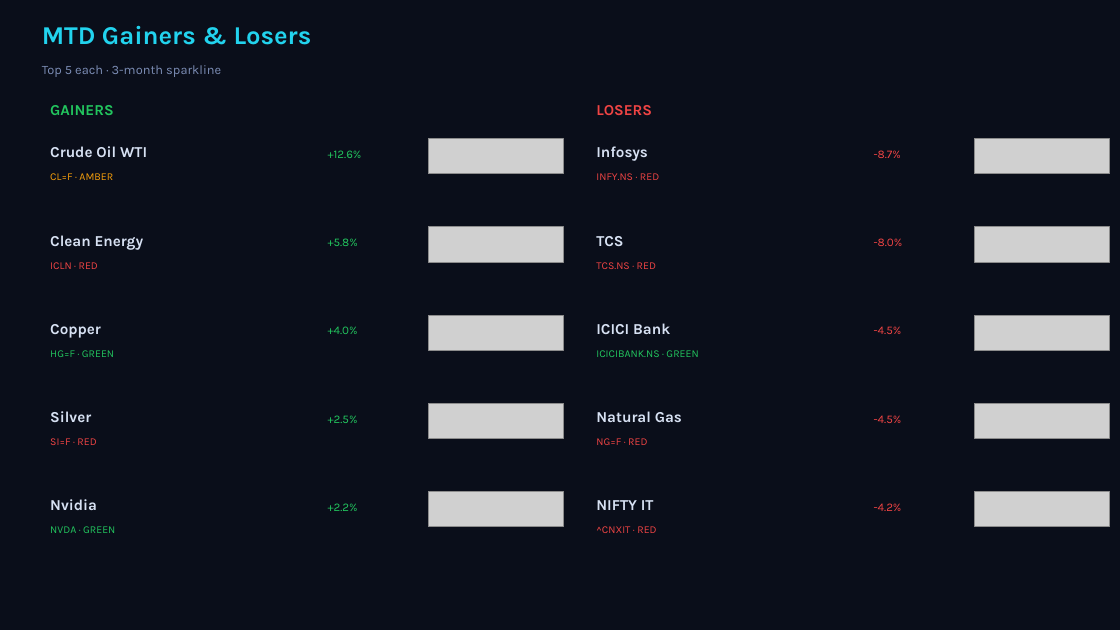
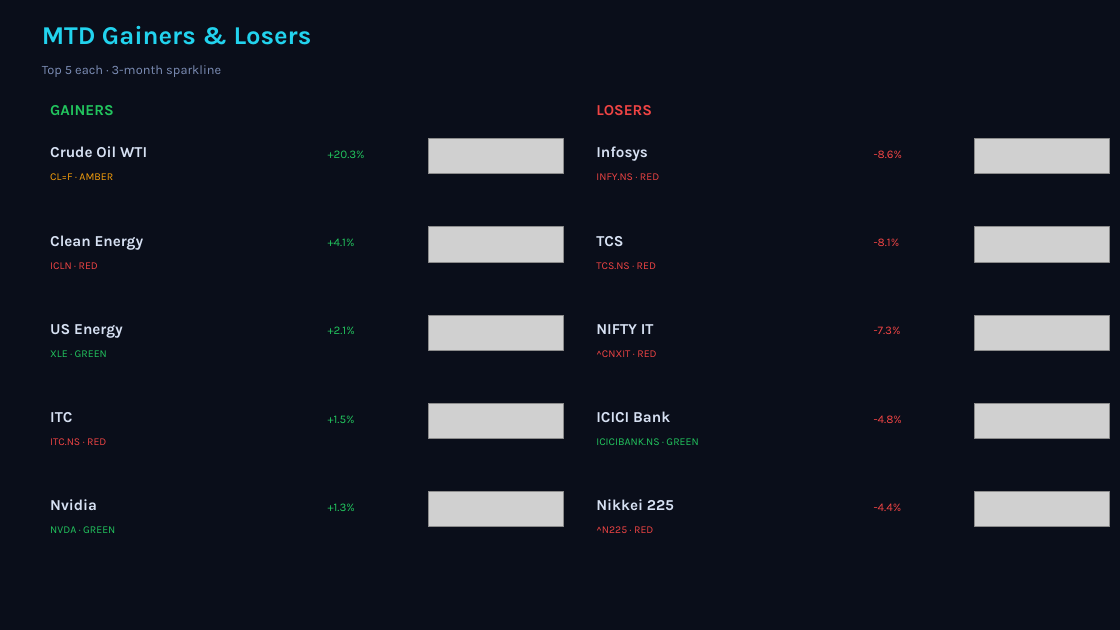
Before and after one commit to Pravkum23/pmr-terminal, a slide deck: slide 2 of docs/pmr_daily.pptx. Drawn at 1120x630 pixels with LibreOffice and Linux fonts; fonts in the diff are those of the drawing; grey boxes stand for pictures. Boxes give left, top, right and bottom in pixels: in the first picture for what was removed or moved away, otherwise in the second. Text is boxed around its words. In the diff, an @@ line names an element or a change of style, - is before the commit and + after.

```diff
--- a/docs/pmr_daily.pptx
+++ b/docs/pmr_daily.pptx
@@ text at box(328, 150, 365, 158): text changed @@
-+12.6%
++20.3%
@@ text at box(874, 150, 902, 158): text changed @@
--8.7%
+-8.6%
@@ text at box(328, 238, 355, 246): text changed @@
-+5.8%
++4.1%
@@ text at box(874, 238, 900, 246): text changed @@
--8.0%
+-8.1%
@@ text at box(50, 324, 123, 338): text changed @@
-Copper
+US Energy
@@ text at box(328, 326, 355, 334): text changed @@
-+4.0%
++2.1%
@@ text added at box(596, 324, 654, 334), 13 pt, text #D7E1F3, bold @@
+NIFTY IT
@@ text at box(874, 326, 901, 334): text changed @@
--4.5%
+-7.3%
@@ text at box(50, 350, 107, 357): text changed @@
-HG=F · GREEN
+XLE · GREEN
@@ text at box(596, 350, 656, 357): text changed @@
-NG=F · RED
+^CNXIT · RED
@@ text at box(50, 412, 72, 422): text changed @@
-Silver
+ITC
@@ text at box(328, 415, 355, 423): text changed @@
-+2.5%
++1.5%
@@ text "ICICI Bank": place and size @@
-text "ICICI Bank" at box(596, 323, 670, 334)
+text "ICICI Bank" at box(596, 411, 670, 422)
@@ text removed at box(596, 411, 682, 422) @@
-Natural Gas
@@ text at box(874, 415, 902, 423): text changed @@
--4.5%
+-4.8%
@@ text at box(50, 438, 106, 445): text changed @@
-SI=F · RED
+ITC.NS · RED
@@ text "ICICIBANK.NS · GREEN": place and size @@
-text "ICICIBANK.NS · GREEN" at box(596, 350, 698, 357)
+text "ICICIBANK.NS · GREEN" at box(596, 438, 698, 445)
@@ text at box(328, 503, 355, 511): text changed @@
-+2.2%
++1.3%
@@ text at box(596, 499, 674, 510): text changed @@
-NIFTY IT
+Nikkei 225
@@ text at box(874, 503, 902, 511): text changed @@
--4.2%
+-4.4%
@@ text at box(596, 526, 653, 533): text changed @@
-^CNXIT · RED
+^N225 · RED
```
Also in this commit, not shown: 3 other slides changed, 2 other files.
